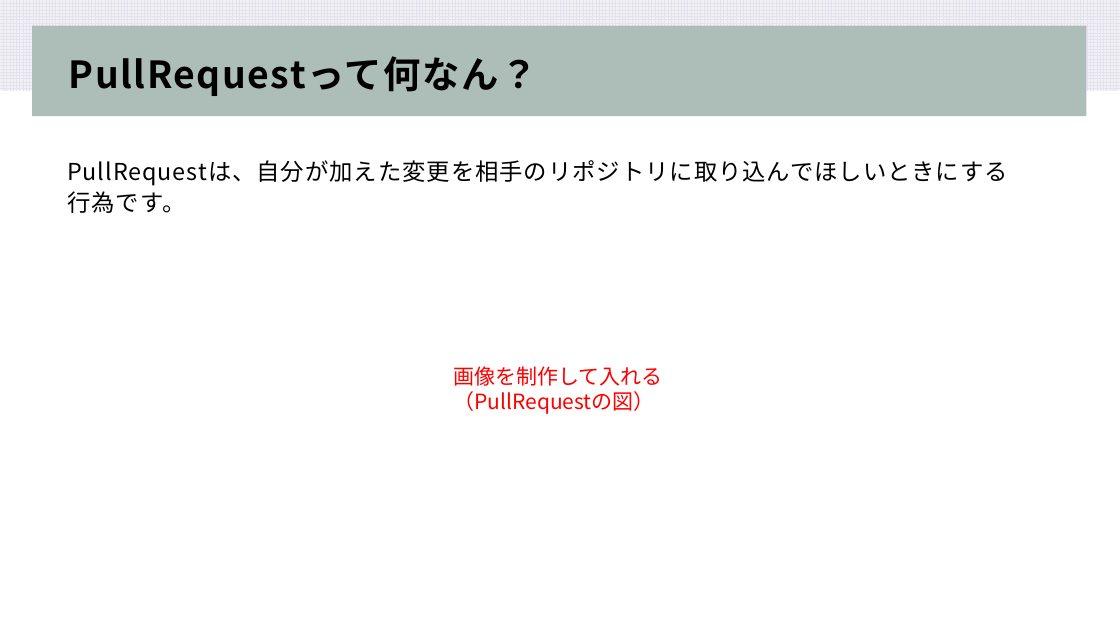
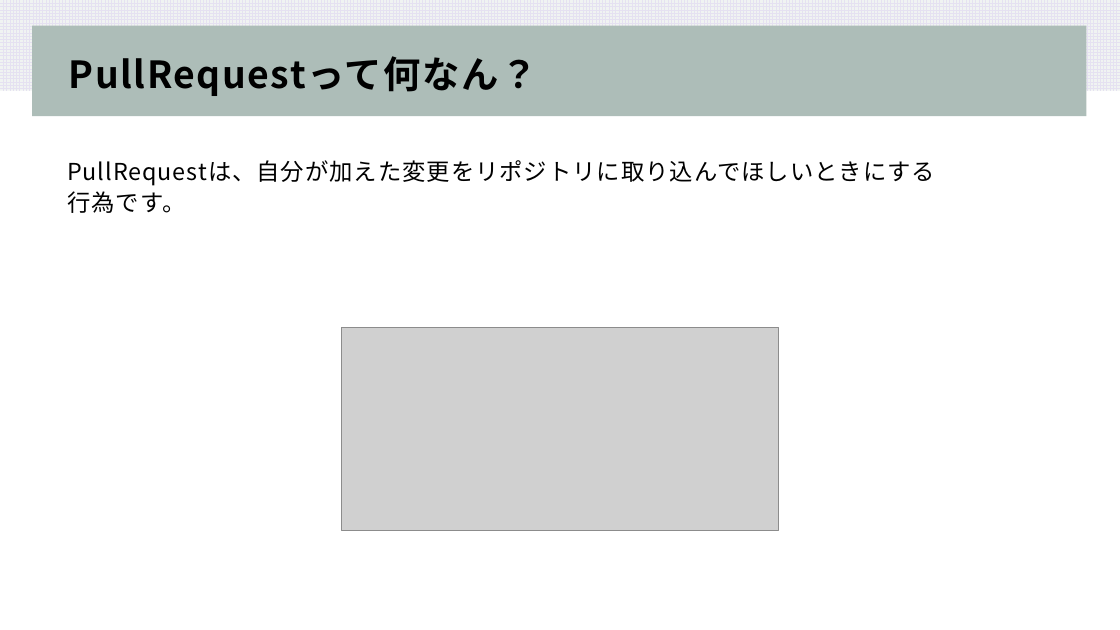
Before and after one commit to koki-sys/syuboard, a slide deck: slide 3 of document/PullRequest.pptx. Drawn at 1120x630 pixels with LibreOffice and Linux fonts; fonts in the diff are those of the drawing; grey boxes stand for pictures. Boxes give left, top, right and bottom in pixels: in the first picture for what was removed or moved away, otherwise in the second. Text is boxed around its words. In the diff, an @@ line names an element or a change of style, - is before the commit and + after.

```diff
--- a/document/PullRequest.pptx
+++ b/document/PullRequest.pptx
@@ text at [67,160,935,213]: text changed @@
-PullRequestは、自分が加えた変更を相手のリポジトリに取り込んでほしいときにする
-行為です。
+PullRequestは、自分が加えた変更をリポジトリに取り込んでほしいときにする
+行為です。
@@ picture added at [341,328,779,530] @@
@@ text removed at [453,366,662,414] @@
-画像を制作して入れる
-（PullRequestの図）
```
Also in this commit, not shown: 9 other slides changed, 6 slides added, 1 other file.
